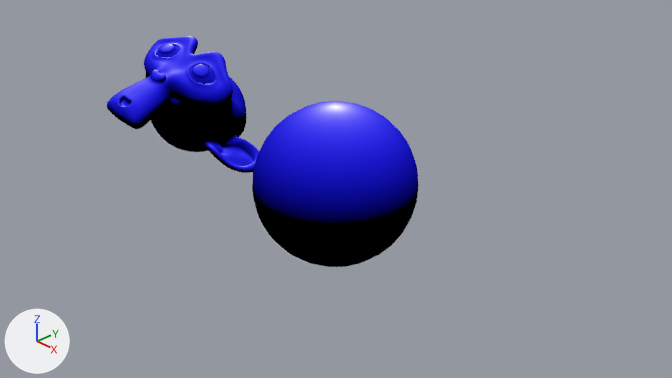
One commit to the Blender file Shaders/SchlickShader1.blend: the scene before it, then after it.
Camera for both pictures: the file's camera 'Camera'. Every picture has the same lights, and +X, +Y and +Z are marked at lower left.

Names of what the first picture shows: 'Sphere', 'Suzanne'.
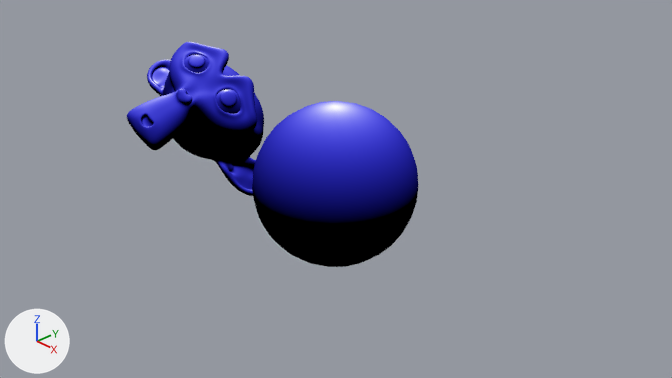
Diff of the bpy script that builds the scene:
```diff
--- a/Shaders/SchlickShader1.blend.py
+++ b/Shaders/SchlickShader1.blend.py
@@ mat_pureblueattempt @@
 n1 = _N.new('ShaderNodeGroup'); n1.name = 'Schlick Shader'
 n1.node_tree = ng_schlick_shader
-n1.inputs[0].default_value = (0.0472, 0.0417, 0.858, 1.0)  # 'Base Color', blue #3d3aee
+n1.inputs[0].default_value = (0.0796, 0.0796, 0.739, 1.0)  # 'Base Color', blue #5050df
 n1.inputs[1].default_value = 0.879  # 'Base Color Position'
@@ ob_suzanne @@
 ob_suzanne = bpy.data.objects.new('Suzanne', me_suzanne_001)
-ob_suzanne.location = (-3.305, 0.0, 0.0)
-ob_suzanne.rotation_euler = (0.0638, -0.406, -2.224)  # degrees (3.7, -23, -127)
+ob_suzanne.location = (-2.872, 0.0, 0.0)
+ob_suzanne.rotation_euler = (-0.275, -0.577, -2.092)  # degrees (-16, -33, -120)
 _m = ob_suzanne.modifiers.new('Subdivision', 'SUBSURF')
```

Where the change shows, as pixel boxes [x1, y1, x2, y2] in the pictures (672 x 378 px):
'Sphere', recoloured: [252, 101, 418, 224] in both
'Suzanne', recoloured, moved, turned: before [107, 36, 259, 173]; after [127, 42, 264, 196]
